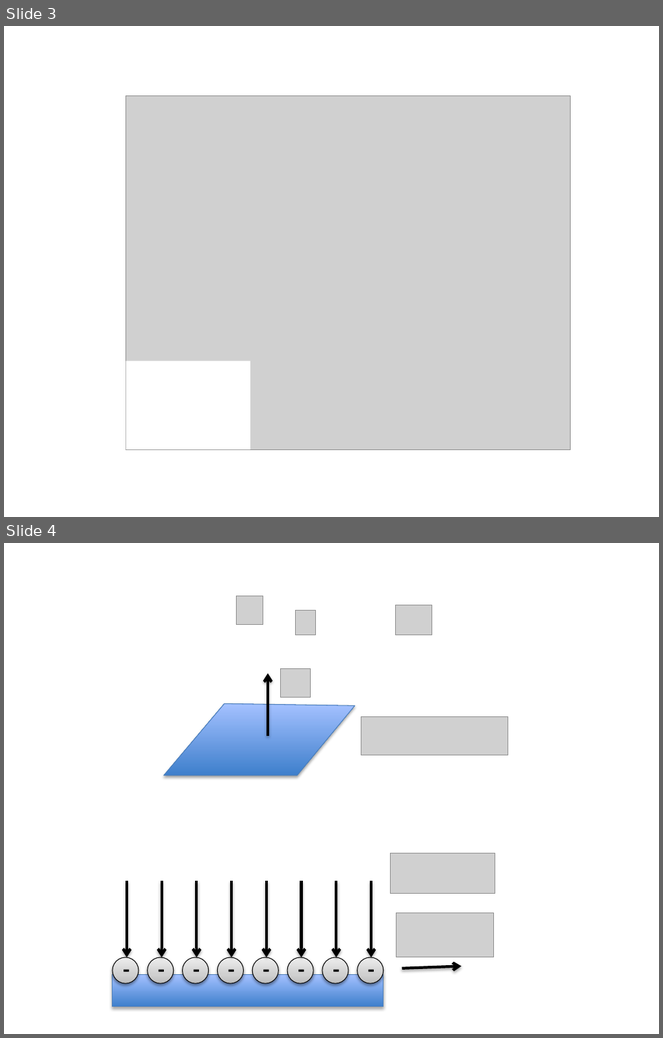
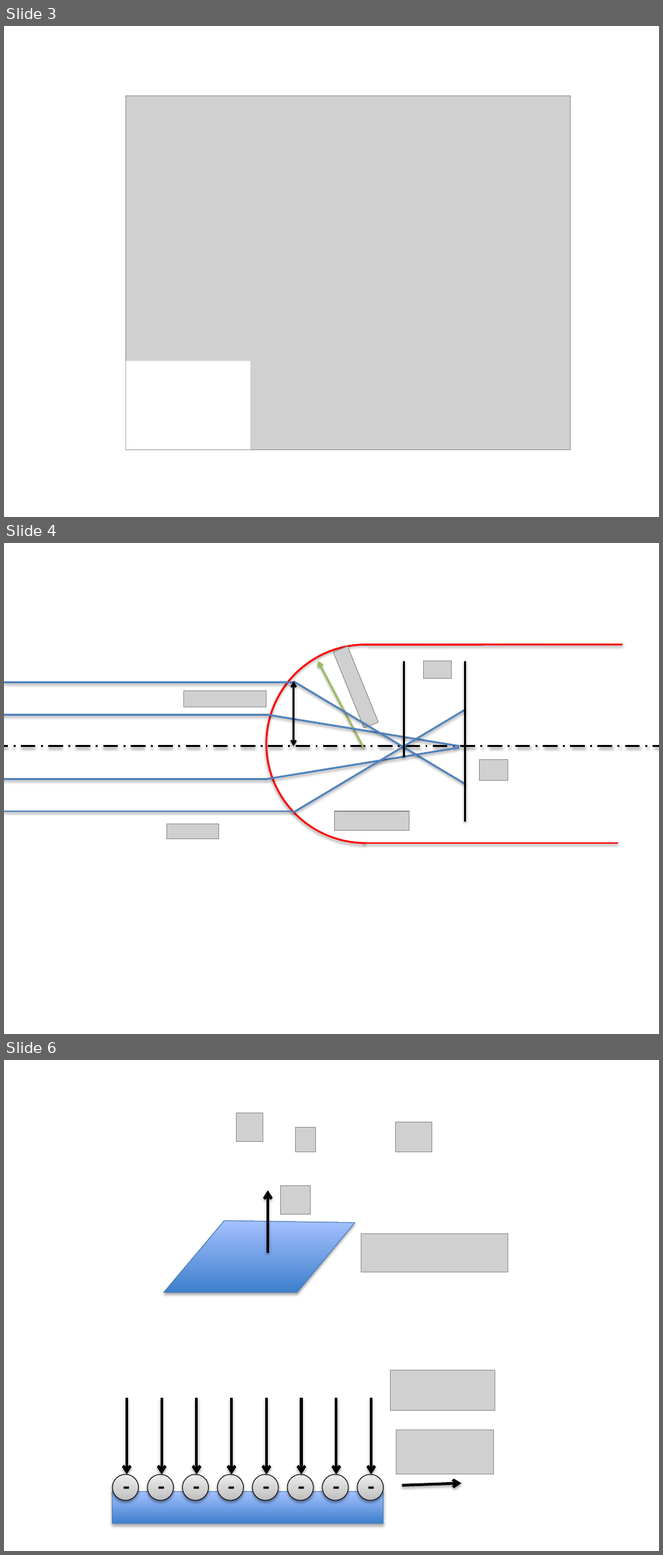
Before and after one commit to cdohl/optik, a slide deck: figures/Presentation1.pptx. Shown one above the other, each under a label of ours: slides 3 and 4 before the commit, slides 3, 4 and 6 after it; the slides between them are not shown. The pictures are 663x1038 and 663x1555 pixels, drawn with LibreOffice and Linux fonts; fonts in the diff are those of the drawing; grey boxes stand for pictures. Boxes give left, top, right and bottom in pixels: in the first picture for what was removed or moved away, otherwise in the second. Text is boxed around its words. In the diff, an @@ line names an element or a change of style, - is before the commit and + after.

```diff
--- a/figures/Presentation1.pptx
+++ b/figures/Presentation1.pptx
@@ slide 4 added at [4,543,659,1034], background #FFFFFF @@
@@ arc (boxed as its full ellipse) added at [266,644,465,843], outline #FF0000 2 pt @@
@@ picture added at [334,646,379,728] @@
@@ line added from (368, 644) to (623, 644), #FF0000 2 pt @@
@@ line added from (404, 661) to (404, 757), #000000 2 pt @@
@@ picture added at [423,661,451,678] @@
@@ line added from (466, 661) to (466, 821), #000000 2 pt @@
@@ picture added at [183,691,266,707] @@
@@ group added at [4,661,466,784]: 4 lines, 1 arrow @@
@@ double arrow added from (294, 681) to (294, 746), #000000 2 pt @@
@@ group added at [4,710,466,812]: 4 lines @@
@@ line added from (4, 746) to (659, 746), #000000 2 pt dashed @@
@@ picture added at [479,760,508,781] @@
@@ picture added at [335,811,410,831] @@
@@ picture added at [167,824,219,840] @@
@@ line added from (363, 843) to (618, 843), #FF0000 2 pt @@
@@ what was slide 4 is now slide 6 @@
```
Also in this commit, not shown: 1 other slide added, 8 other files.
